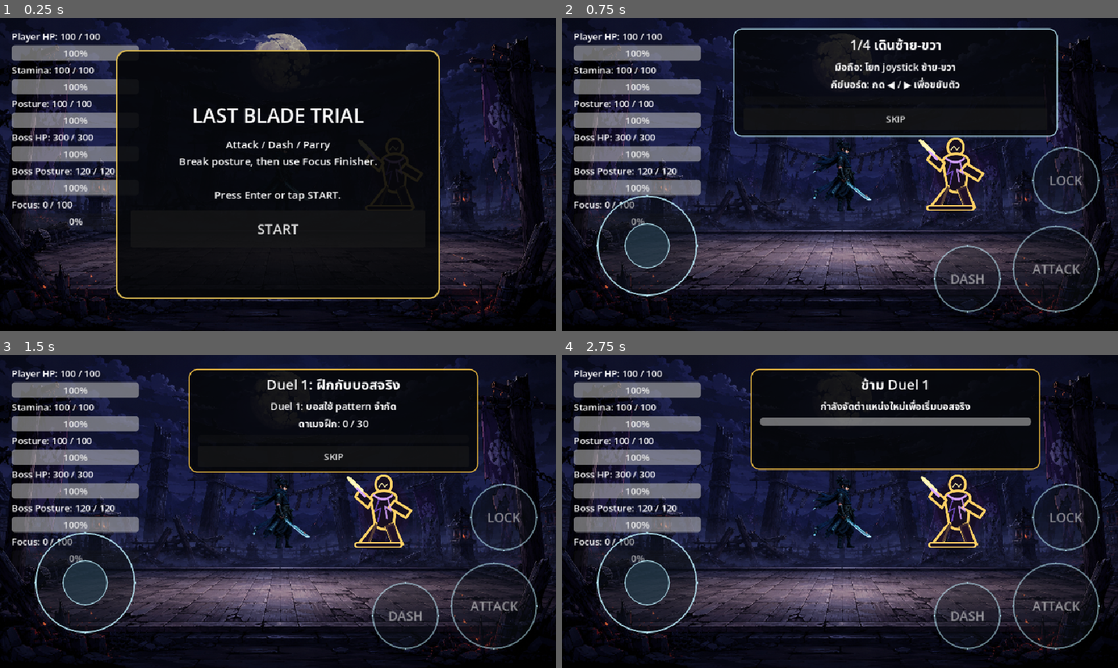
Above: before the commit, frames 1-4 (two rows, left to right).
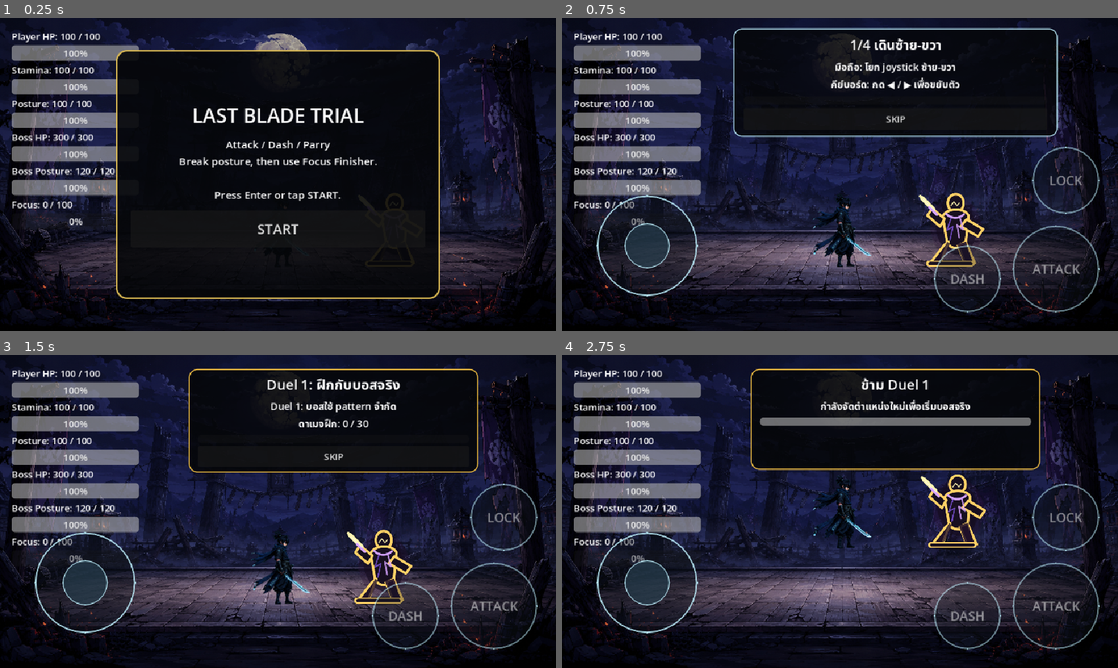
Above: after the commit, the same moments.

Repository: shanwinder/lastblade
Game: Godot game, scene res://scenes/main/BossBrokenMaster.tscn
Two runs of this game, one before a commit and one after it. Both use one fixed random seed, a clock stepped at 60 frames per second and the inputs below.
Inputs:
- Up to frame 1 (0.25 s): no input
- Up to frame 2 (0.75 s): click "START" at 0.5 s
- Up to frame 3 (1.5 s): click "SKIP" at 1.25 s
- Up to frame 4 (2.75 s): click "SKIP" at 2 s

The runs differ from the first frame. In frame 1, less than 0.1% of the frame differs, in the area x 64-74%, y 38-60%; in frame 2, 3.2%; in frame 3, 3.2%, in the area x 45-75%, y 38-80%; in frame 4, nothing differs.

Commit message:
Update BossBrokenMaster.tscn

Diff:
--- a/last-blade-trial/scenes/main/BossBrokenMaster.tscn
+++ b/last-blade-trial/scenes/main/BossBrokenMaster.tscn
@@ -58,7 +58,7 @@
 [node name="Actors" type="Node2D" parent="." unique_id=1460167891]
 
 [node name="Player" type="CharacterBody2D" parent="Actors" unique_id=220317986 groups=["player_actor"]]
-position = Vector2(576, 324)
+position = Vector2(576, 420)
 script = ExtResource("2_mknfb")
 
 [node name="Sprite2D" type="Sprite2D" parent="Actors/Player" unique_id=1611597603]
@@ -94,7 +94,7 @@
 script = ExtResource("23_animated_idle")
 
 [node name="BossBrokenMaster" parent="Actors" unique_id=951068463 instance=ExtResource("4_tedvd")]
-position = Vector2(780, 324)
+position = Vector2(780, 420)
 
 [node name="UI" type="Node" parent="." unique_id=1071301562]
 
